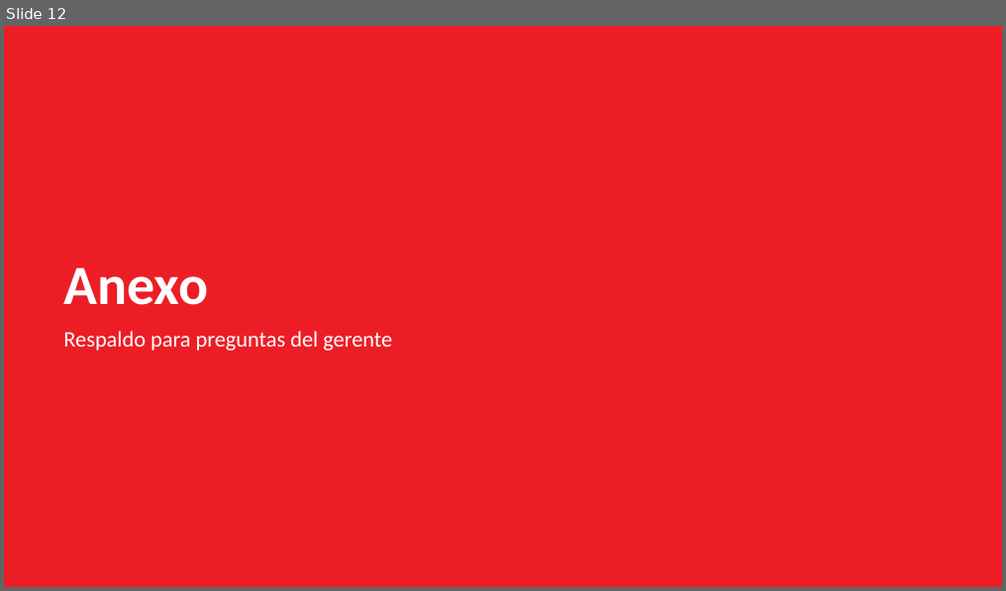
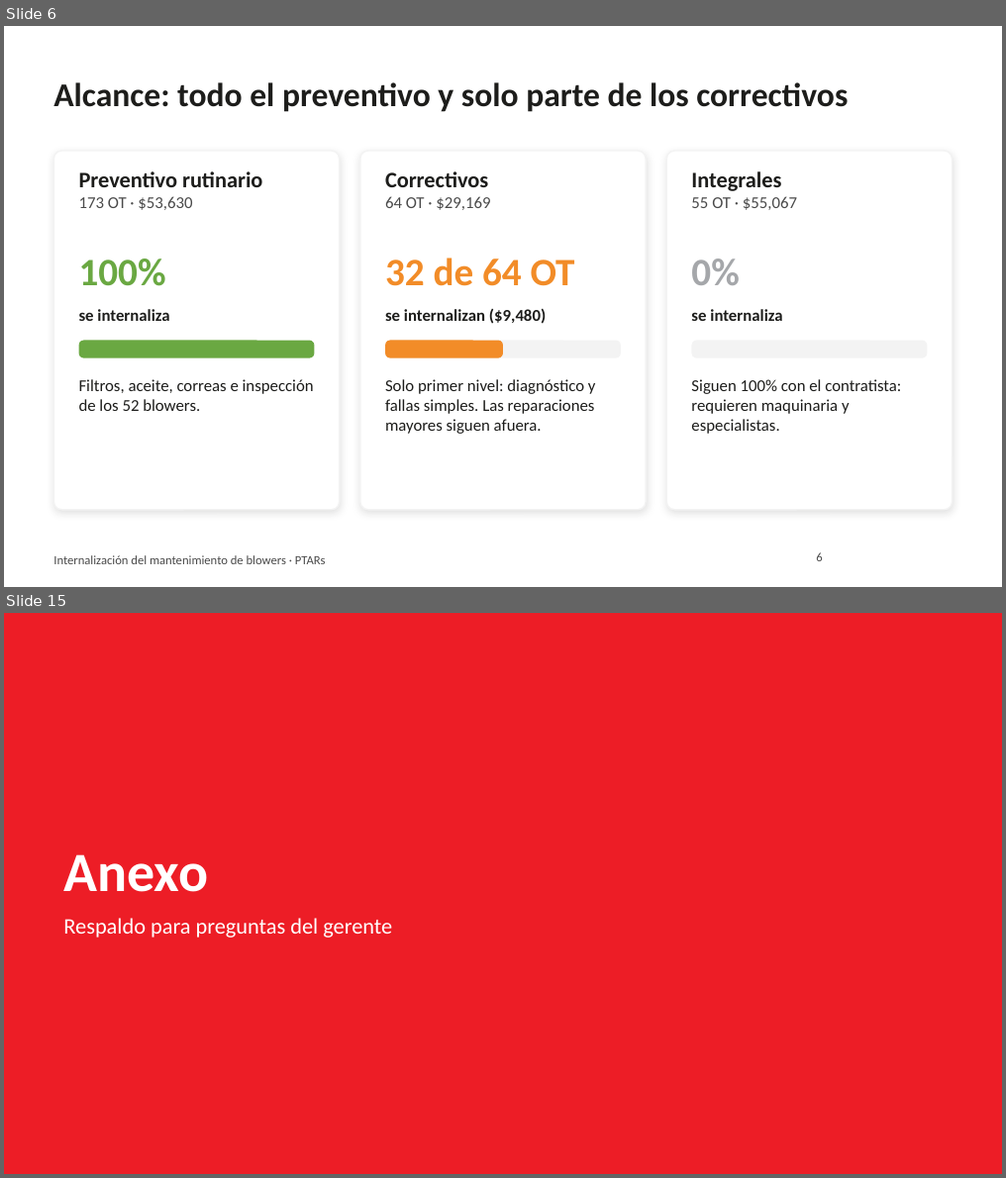
Before and after one commit to jjsamcar/Codigo-IA, a slide deck: presentaciones/Blowers_PTARs_Resumen_Gerencia.pptx. Shown one above the other, each under a label of ours: slide 12 before the commit, slides 6 and 15 after it; the slides between them are not shown. The pictures are 1006x591 and 1006x1178 pixels, drawn with LibreOffice and Linux fonts; fonts in the diff are those of the drawing; background and template pictures are left out. Boxes give left, top, right and bottom in pixels: in the first picture for what was removed or moved away, otherwise in the second. Text is boxed around its words. In the diff, an @@ line names an element or a change of style, - is before the commit and + after.

```diff
--- a/presentaciones/Blowers_PTARs_Resumen_Gerencia.pptx
+++ b/presentaciones/Blowers_PTARs_Resumen_Gerencia.pptx
@@ slide 6 added at box(4, 26, 1002, 587), background #FFFFFF @@
@@ title added at box(54, 82, 847, 112), 24 pt, text #1D1D1B, bold @@
+Alcance: todo el preventivo y solo parte de los correctivos
@@ rounded rectangle added at box(54, 151, 340, 510), fill #FFFFFF, outline #F3F3F3 1 pt @@
@@ text added at box(79, 172, 262, 210), 16 pt, text #1D1D1B, bold @@
+Preventivo rutinario
+173 OT · $53,630
@@ rounded rectangle added at box(360, 151, 646, 510), fill #FFFFFF, outline #F3F3F3 1 pt @@
@@ text added at box(385, 172, 490, 210), 12 pt, text #4A4A4A @@
+Correctivos
+64 OT · $29,169
@@ rounded rectangle added at box(666, 151, 952, 510), fill #FFFFFF, outline #F3F3F3 1 pt @@
@@ text added at box(691, 172, 797, 210), 12 pt, text #4A4A4A @@
+Integrales
+55 OT · $55,067
@@ text added at box(79, 259, 166, 286), 28 pt, text #6AA842, bold @@
+100%
@@ text added at box(385, 258, 575, 286), 28 pt, text #F28C28, bold @@
+32 de 64 OT
@@ text added at box(691, 259, 739, 285), 28 pt, text #A5A7AA, bold @@
+0%
@@ text added at box(79, 309, 169, 321), 12 pt, text #1D1D1B, bold @@
+se internaliza
@@ text added at box(385, 309, 546, 324), 12 pt, text #1D1D1B, bold @@
+se internalizan ($9,480)
@@ text added at box(691, 309, 782, 321), 12 pt, text #1D1D1B, bold @@
+se internaliza
@@ rounded rectangle added at box(79, 341, 314, 359), fill #6AA842 @@
@@ rounded rectangle added at box(385, 341, 621, 359), fill #F3F3F3 @@
@@ rounded rectangle added at box(385, 341, 503, 359), fill #F28C28 @@
@@ rounded rectangle added at box(692, 341, 927, 359), fill #F3F3F3 @@
@@ text added at box(79, 379, 314, 411), 12 pt, text #1D1D1B @@
+Filtros, aceite, correas e inspección de los 52 blowers.
@@ text added at box(385, 379, 596, 434), 12 pt, text #1D1D1B @@
+Solo primer nivel: diagnóstico y fallas simples. Las reparaciones mayores siguen afuera.
@@ text added at box(691, 379, 901, 434), 12 pt, text #1D1D1B @@
+Siguen 100% con el contratista: requieren maquinaria y especialistas.
@@ text added at box(54, 556, 326, 565), 9 pt, text #4A4A4A @@
+Internalización del mantenimiento de blowers · PTARs
@@ page number added at box(816, 553, 822, 562), 9 pt, text #4A4A4A @@
+6
@@ what was slide 12 is now slide 15 @@
```
Also in this commit, not shown: 13 slides changed, 3 other slides added, 1 slide removed.
